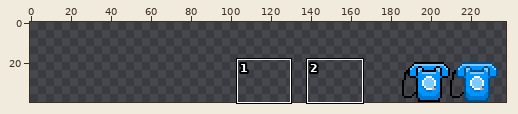
Two states of a sprite sheet, bin/spritesheet/phone.png. The picture above shows the old version from afar; the outline marks the close-up.
Close-up. As it was:
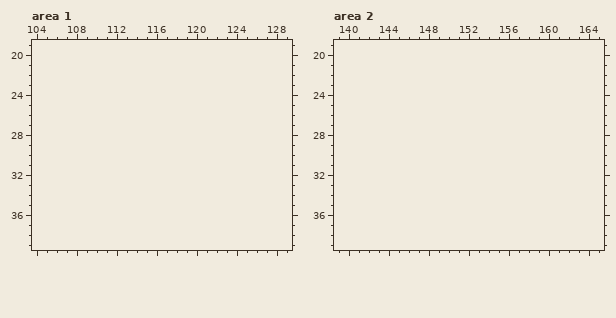
The file is 192x80 pixels, drawn in blocks of 4x4; one block is one cell here. Shown: area 1: x 104..129, y 19..39; area 2: x 139..165, y 19..39. The old version is drawn lined up with the new one, on the new canvas. The wide view leaves out empty margins. The commit also changed other parts of the picture, which this record leaves out.
Now the later version:
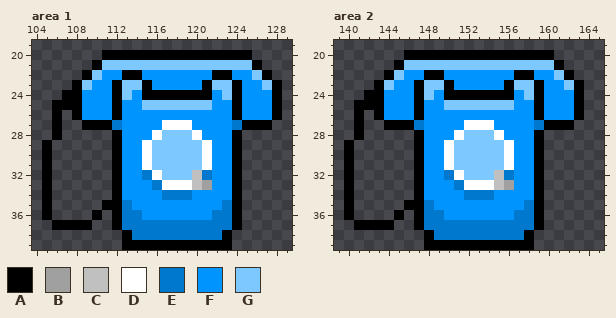
Palette (. is transparent): A #000000  B #a0a0a0  C #c0c0c0  D #ffffff  E #0078ce  F #0094ff  G #7cc8ff
What changed:
canvas 48x20 -> 245x40, the old top-left corner now at 186,20
--- area 1
@@ x 104..129 @@
 19 ..........................
-20 ..........................
-21 ..........................
-22 ..........................
-23 ..........................
-24 ..........................
-25 ..........................
-26 ..........................
-27 ..........................
-28 ..........................
-29 ..........................
-30 ..........................
-31 ..........................
-32 ..........................
-33 ..........................
-34 ..........................
-35 ..........................
-36 ..........................
-37 ..........................
-38 ..........................
-39 ..........................
+20 .......AAAAAAAAAAAAAAA....
+21 ......AGGGGGGGGGGGGGGGA...
+22 .....AGFFAAFFFFFFFAAFFGA..
+23 ....AGFFAGGAFFFFFAGGAFFGA.
+24 ...AAFFFAGFAAAAAAAFGAFFFA.
+25 ..AAAFFFAFFGGGGGGGFFAFFFA.
+26 ..A.AFFFAFFFFFFFFFFFAFFFA.
+27 ..A..AAAEFFFFDDDFFFFEAAA..
+28 ..A.....AFFFDGGGDFFFA.....
+29 .A......AFFDGGGGGDFFA.....
+30 .A......AFFDGGGGGDFFA.....
+31 .A......AFFDGGGGGDFFA.....
+32 .A......AFFEDGGGCEFFA.....
+33 .A......AFFFEDDDCBFFA.....
+34 .A......AFFFFEEEFFFFA.....
+35 .A.....AAEFFFFFFFFFEA.....
+36 .A....A.AEEFFFFFFFEEA.....
+37 ..AAAA..AEEEEEEEEEEEA.....
+38 .........AEEEEEEEEEA......
+39 .........AAAAAAAAAAA......
--- area 2
@@ x 139..165 @@
 19 ...........................
-20 ...........................
-21 ...........................
-22 ...........................
-23 ...........................
-24 ...........................
-25 ...........................
-26 ...........................
-27 ...........................
-28 ...........................
-29 ...........................
-30 ...........................
-31 ...........................
-32 ...........................
-33 ...........................
-34 ...........................
-35 ...........................
-36 ...........................
-37 ...........................
-38 ...........................
-39 ...........................
+20 .......AAAAAAAAAAAAAAA.....
+21 ......AGGGGGGGGGGGGGGGA....
+22 .....AGFFAAFFFFFFFAAFFGA...
+23 ....AGFFAGGAFFFFFAGGAFFGA..
+24 ...AAFFFAGFAAAAAAAFGAFFFA..
+25 ..AAAFFFAFFGGGGGGGFFAFFFA..
+26 ..A.AFFFAFFFFFFFFFFFAFFFA..
+27 ..A..AAAEFFFFDDDFFFFEAAA...
+28 ..A.....AFFFDGGGDFFFA......
+29 .A......AFFDGGGGGDFFA......
+30 .A......AFFDGGGGGDFFA......
+31 .A......AFFDGGGGGDFFA......
+32 .A......AFFEDGGGCEFFA......
+33 .A......AFFFEDDDCBFFA......
+34 .A......AFFFFEEEFFFFA......
+35 .A.....AAEFFFFFFFFFEA......
+36 .A....A.AEEFFFFFFFEEA......
+37 ..AAAA..AEEEEEEEEEEEA......
+38 .........AEEEEEEEEEA.......
+39 .........AAAAAAAAAAA.......
Pixel boxes of the changes (left, top, right, bottom) in both close-ups:
added: (42, 50, 282, 250)
added: (344, 50, 584, 250)
